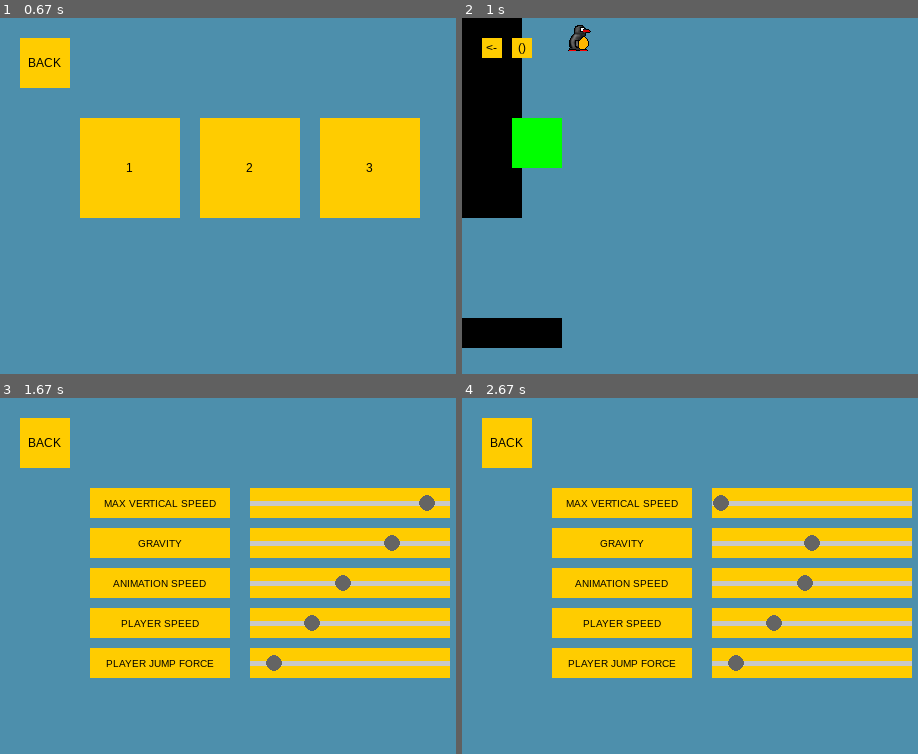
Above: before the commit, frames 1-4 (two rows, left to right).
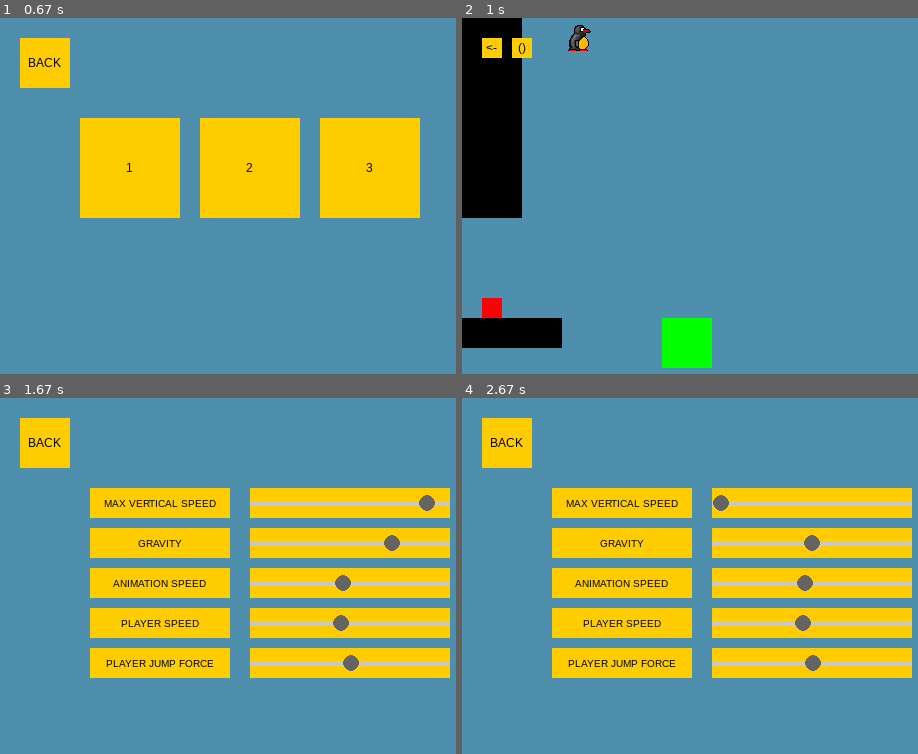
Above: after the commit, the same moments.

Repository: Rushan4ik/yandex_pygame_project
Game: pygame game, started from main.py
The game is run twice, just before and just after one commit, with the same random seed, the same clock (stepped at 60 frames per second) and the same inputs.
Inputs (mouse positions are in pixels of both pictures, inside the frame that each line leads up to):
- Up to frame 1 (0.67 s): click (250, 149) at 0.38 s
- Up to frame 2 (1 s): click (594, 167) at 0.72 s
- Up to frame 3 (1.67 s): press the mouse at (31, 426) at 1.03 s; move the mouse to (159, 519) at 1.13 s; release the mouse at (287, 608) at 1.27 s; press the mouse at (250, 597) at 1.37 s; move the mouse to (269, 565) at 1.47 s; release the mouse at (282, 533) at 1.6 s
- Up to frame 4 (2.67 s): press the mouse at (813, 543) at 1.7 s; move the mouse to (721, 511) at 1.8 s; release the mouse at (630, 483) at 1.93 s; press the mouse at (507, 444) at 2.03 s; move the mouse to (594, 558) at 2.13 s; release the mouse at (680, 672) at 2.27 s; press the mouse at (712, 597) at 2.37 s; move the mouse to (648, 632) at 2.47 s; release the mouse at (589, 668) at 2.6 s

Frame 1 is identical in both runs. In frame 2, 3.3% of the frame differs, in the area x 4-55%, y 28-99%; in frame 3, 0.5%; in frame 4, 0.5%.

Commit message:
Смена шипов на огонь из-за проблем с определением пересечения

Diff:
--- a/configs.json
+++ b/configs.json
@@ -1 +1 @@
-{"MAX_VERTICAL_SPEED": 271.4, "GRAVITY_ACCELERATION": 38.599999999999994, "PLAYER_ANIMATION_SPEED": 0.9834999999999999, "PLAYER_SPEED": 51.7, "PLAYER_JUMP_FORCE": 29.6}
+{"MAX_VERTICAL_SPEED": 271.4, "GRAVITY_ACCELERATION": 38.599999999999994, "PLAYER_ANIMATION_SPEED": 0.9834999999999999, "PLAYER_SPEED": 61.85, "PLAYER_JUMP_FORCE": 60.4}
--- a/game_components/__init__.py
+++ b/game_components/__init__.py
@@ -3,5 +3,5 @@
 from .camera import Camera
 from .player import Player
 from .level import Level
-from .spike import Spike
+from .fire import Fire
 from .finish import Finish
--- a/game_components/spike.py
+++ b/game_components/fire.py
@@ -4,15 +4,15 @@
 from pygame.sprite import Sprite, AbstractGroup, collide_mask
 from game_components import Player
 
-SPIKE_COLOR = Color(0, 0, 0)
+FIRE_COLOR = Color(255, 0, 0)
 
 
-class Spike(Sprite):
+class Fire(Sprite):
     def __init__(self, position: tuple[int, int], size: tuple[int, int], *groups: AbstractGroup):
         super().__init__(*groups)
         self.image = Surface(size)
         w, h = size
-        pygame.draw.polygon(self.image, SPIKE_COLOR, [(0, h), (w // 2, 0), (w, h)])
+        self.image.fill(FIRE_COLOR)
         self.rect, self.mask = self.image.get_rect().move(*position), from_surface(self.image)
 
     def handle_entity(self, player: Player):
--- a/game_components/level.py
+++ b/game_components/level.py
@@ -2,12 +2,12 @@
 
 from game_components import Player, Wall, Camera, Entity
 from game_components.finish import Finish
-from game_components.spike import Spike
+from game_components.fire import Fire
 
 
 class Level:
     def __init__(self, window_size: tuple[int, int],
-                 walls: list[Wall], spikes: list[Spike],
+                 walls: list[Wall], spikes: list[Fire],
                  entities: list[Entity], spawn_point: tuple[int, int],
                  finishes: list[Finish]):
         self.running, self.result = True, 0
@@ -47,6 +47,7 @@
         self.walls.draw(screen)
         self.entities.draw(screen)
         self.finishes.draw(screen)
+        self.spikes.draw(screen)
         self.player_group.draw(screen)
 
     def get_result(self) -> float:
--- a/screen_components/scene_level_play.py
+++ b/screen_components/scene_level_play.py
@@ -1,23 +1,29 @@
-from game_components import Level, Wall, Finish
+from game_components import Level, Wall, Finish, Fire
 from screen_components import Scene
 from widgets import Button
-from game_components import VerticalWall, HorizontalWall, Spike
+import sqlite3
 
 
-def load_level(window_size: tuple[int, int], level_number: int) -> Level | None:
-    return Level(window_size,
-                 [Wall((0, 0), (60, 200)),
-                  Wall((0, 300), (100, 30))],  # WALLS
-                 [],  # SPIKES
-                 [],  # ENTITIES
-                 (100, 1),
-                 [Finish((50, 100), (50, 50))])
+def load_level(window_size: tuple[int, int], level_number: int,
+               generate: bool = False) -> Level | None:
+    if generate:
+        return Level(window_size,
+                     [Wall((0, 0), (60, 200)),
+                      Wall((0, 300), (100, 30))],  # WALLS
+                     [Fire((20, 280), (20, 20))],  # SPIKES
+                     [],  # ENTITIES
+                     (100, 1),
+                     [Finish((200, 300), (50, 50))])
+
+    with sqlite3.connect('database.sqlite') as connection:
+        pass  # TODO: load from DB
 
 
 class LevelScene(Scene):
     def __init__(self, scene_manager, level_number: int):
         self.scene_manager = scene_manager
-        self.level = load_level(scene_manager.window_size, level_number)
+        # TODO: CORRECT THAT WHEN YOU SET UP DB
+        self.level = load_level(scene_manager.window_size, level_number, True)
         buttons = [Button((20, 20), (20, 20), "<-", [Button.Handler(self.__set_main_menu)]),
                    Button((50, 20), (20, 20), "()", [Button.Handler(self.level.restart)])]
         super().__init__(buttons, [], [], self.level)
